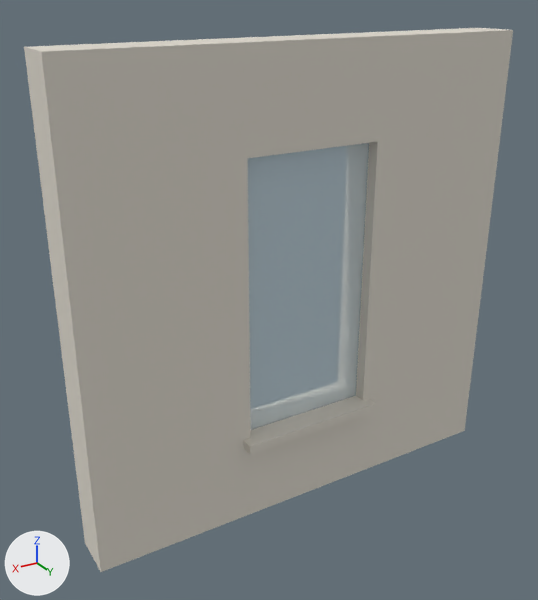
A saved change to the glTF model assets/kits/building/fac_stone_win_b.glb.
Both versions are drawn from a 50 mm lens placed at (3.93, 3.83, 3.3), pointed at (1.7, 0.11, 1.43). Lighting does not change. The marker at lower left points along +X, +Y and +Z. The first picture is the older version. Objects named as collision shapes, trigger or cutter boxes, shadow casters or lower levels of detail are left out. Vertices at exactly the same position are counted once.

The first picture shows 'fac_stone_win_b'.
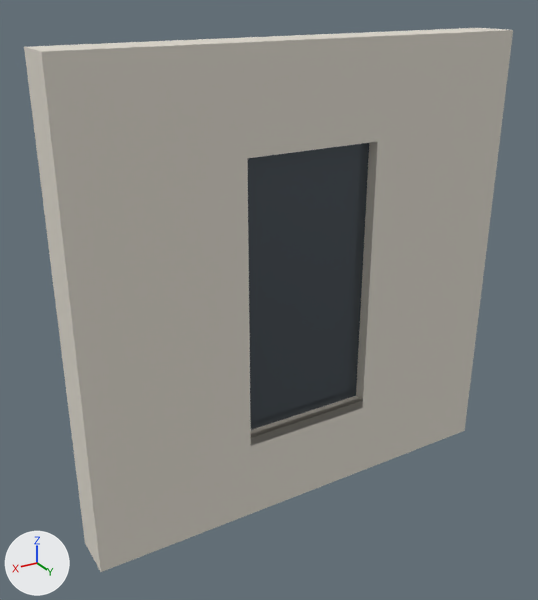
What the commit changed:
Material 'M_window' (mat_m_window) is new.
Its base color is (0.1, 0.12, 0.14) (dark grey #596169).
Its metallic is 0.6.
Its roughness is 0.08.
me_fac_stone_win_b is used by ob_fac_stone_win_b; location (0.0, 0.0, 0.0).
me_fac_stone_win_b had 40 vertices, 72 faces and spanned x 0.0..3.0, y 0.0..0.38, z 0.0..3.0.
me_fac_stone_win_b now has 38 vertices, 72 faces and spans x 0.0..3.0, y 0.0..0.3, z 0.0..3.0.
Part 1, on me_fac_stone_win_b:
8 vertices are removed from x 1.0..2.0, y 0.3..0.38, z 0.54..0.6.
12 faces are deleted.
6 vertices are added at (1.05, 0.3, 0.54), (1.05, 0.26, 0.54), (1.05, 0.26, 0.6), (1.95, 0.3, 0.54), (1.95, 0.26, 0.6), (1.95, 0.26, 0.54).
12 new faces join them, mat_m_stone (light grey #dfdace).
me_fac_stone_win_b part 2: 12 faces spanning x 1.05..1.95, y 0.2..0.22, z 0.6..2.4 switch from mat_m_glass (pale blue #daedf6) to mat_m_window (dark grey #596169).

Where the change shows, as pixel boxes [x1, y1, x2, y2] in the pictures (538 x 600 px; the box of a moved part takes in the faces that stretch with it):
part 1 of me_fac_stone_win_b, moved or reshaped: before [244, 399, 376, 454]; after [251, 398, 363, 445]
part 2 of me_fac_stone_win_b, recoloured: [248, 143, 369, 430] in both
